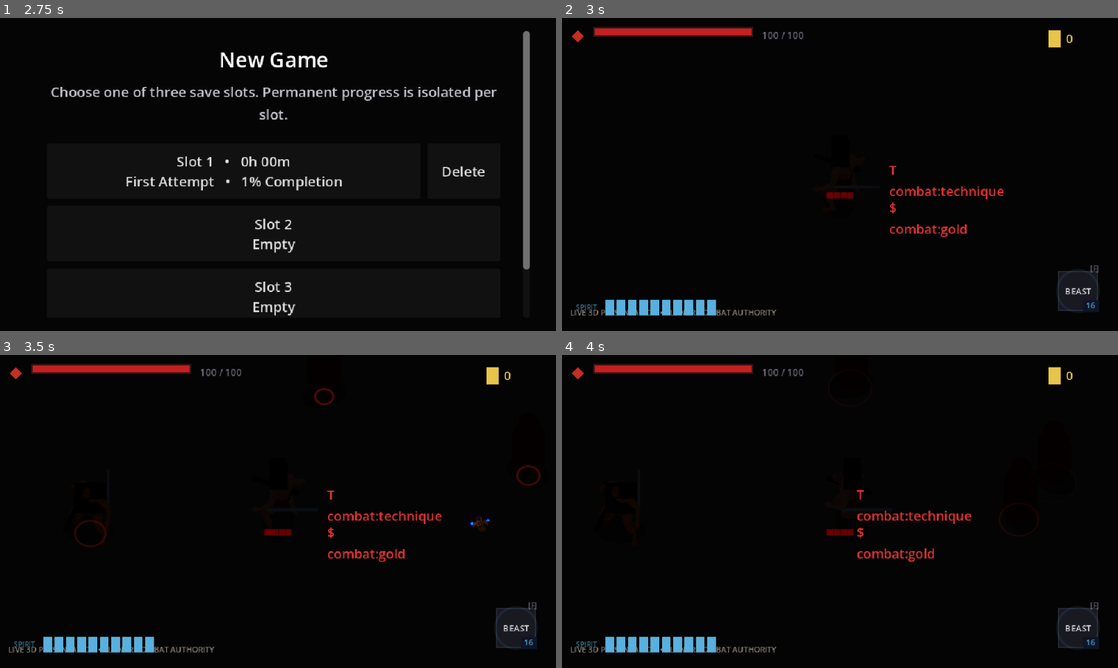
Above: before the commit, frames 1-4 (two rows, left to right).
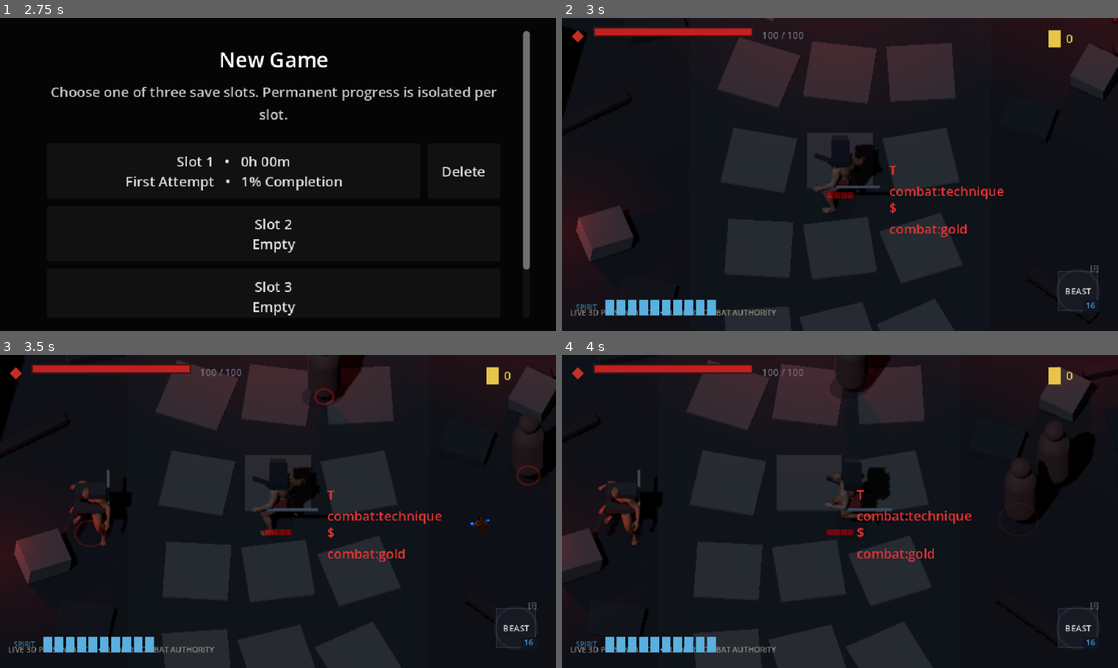
Above: after the commit, the same moments.

Repository: seancl8611/oathbound
Game: Godot game, scene res://TitleScreen/menu.tscn
The game is run twice, just before and just after one commit, with the same random seed, the same clock (stepped at 60 frames per second) and the same inputs. Sound files missing from this copy of the repository are replaced by a short silence.
Inputs (mouse positions are in pixels of both pictures, inside the frame that each line leads up to):
- Up to frame 1 (2.75 s): click "New Game" at 0.5 s; click "Slot 1 • 0h 00m First Attempt…" at 1.25 s; click "Cancel" at 2 s
- Up to frame 2 (3 s): click "Slot 2 Empty" at 2.75 s
- Up to frame 3 (3.5 s): no input
- Up to frame 4 (4 s): tap Enter (ui_accept) at 3.5, 3.77 s; move the mouse to (962, 495) at 3.52 s; press the mouse at (962, 495) at 3.53 s; hold D (right) from 3.53 s (still down)

Frame 1 is identical in both runs. In frame 2, 32% of the frame differs, in the area x 0-100%, y 0-100%; in frame 3, 31%; in frame 4, 30%.

Commit message:
Move Hushiro 3D factories into region bridge

Diff:
--- a/game/oathbound/Regions/Hushiro/Presentation3D/HushiroPlanar3DPresentationBridge.gd
+++ b/game/oathbound/Regions/Hushiro/Presentation3D/HushiroPlanar3DPresentationBridge.gd
@@ -5,9 +5,11 @@
 ##
 ## Combat ownership remains entirely in the existing 2D actors. This wrapper owns only
 ## the visual replacement contract: persistent legacy-art suppression, actor grounding,
-## curated placeholder selection, combat-synced presentation VFX, and the Hushiro camera
-## profile used to make real-time 3D read closer to illustrated 2D.
-
+## Hushiro environment selection, curated placeholder selection, combat-synced
+## presentation VFX, and the Hushiro camera profile used to make real-time 3D read closer
+## to illustrated 2D.
+
+const HUSHIRO_ENVIRONMENT_SCRIPT = preload("res://Regions/Hushiro/Presentation3D/Hushiro3DEnvironment.gd")
 const HUSHIRO_ACTOR_VISUAL_SCRIPT = preload("res://Regions/Hushiro/Presentation3D/HushiroCuratedActorVisual.gd")
 const HUSHIRO_HOUND_VISUAL_SCRIPT = preload("res://Regions/Hushiro/Presentation3D/HushiroHoundActorVisual.gd")
 const HUSHIRO_ATTACK_VFX_SCRIPT = preload("res://Regions/Hushiro/Presentation3D/HushiroAttackVFX.gd")
@@ -44,32 +46,36 @@
 	_apply_actor_ground_lift()
 
 
-func _add_actor_visual(actor: Node2D) -> void:
-	if _world_root == null:
-		return
-	var role := _role_for(actor)
+func _create_environment_root() -> Node3D:
+	var environment_value: Variant = HUSHIRO_ENVIRONMENT_SCRIPT.new()
+	if not (environment_value is Node3D):
+		return null
+	var environment := environment_value as Node3D
+	environment.name = "Hushiro3DEnvironment"
+	return environment
+
+
+func _create_actor_visual(_actor: Node2D, role: String) -> Node3D:
 	var visual_value: Variant = HUSHIRO_HOUND_VISUAL_SCRIPT.new() if role == "hound" else HUSHIRO_ACTOR_VISUAL_SCRIPT.new()
-	if not (visual_value is Node3D):
-		return
-	var visual := visual_value as Node3D
-	visual.name = "Actor3D_%s" % str(actor.get_instance_id())
-	_world_root.add_child(visual)
-	if visual.has_method("configure"):
-		visual.call("configure", role, actor)
-
+	if visual_value is Node3D:
+		return visual_value as Node3D
+	return null
+
+
+func _decorate_actor_visual(visual: Node3D, actor: Node2D, role: String) -> void:
 	# Sword arcs are deliberately separate from actor animation/model ownership. They read
 	# authoritative action state only and can therefore be replaced independently by final
 	# particles/shaders without touching combat timing or the final character GLBs.
-	if role in ["player", "swordsman"]:
-		var vfx_value: Variant = HUSHIRO_ATTACK_VFX_SCRIPT.new()
-		if vfx_value is Node3D:
-			var vfx := vfx_value as Node3D
-			vfx.name = "HushiroAttackVFX"
-			visual.add_child(vfx)
-			if vfx.has_method("configure"):
-				vfx.call("configure", role, actor)
-
-	_actor_visuals[actor.get_instance_id()] = visual
+	if role not in ["player", "swordsman"]:
+		return
+	var vfx_value: Variant = HUSHIRO_ATTACK_VFX_SCRIPT.new()
+	if not (vfx_value is Node3D):
+		return
+	var vfx := vfx_value as Node3D
+	vfx.name = "HushiroAttackVFX"
+	visual.add_child(vfx)
+	if vfx.has_method("configure"):
+		vfx.call("configure", role, actor)
 
 
 func _capture_and_adjust_legacy_camera() -> void:
